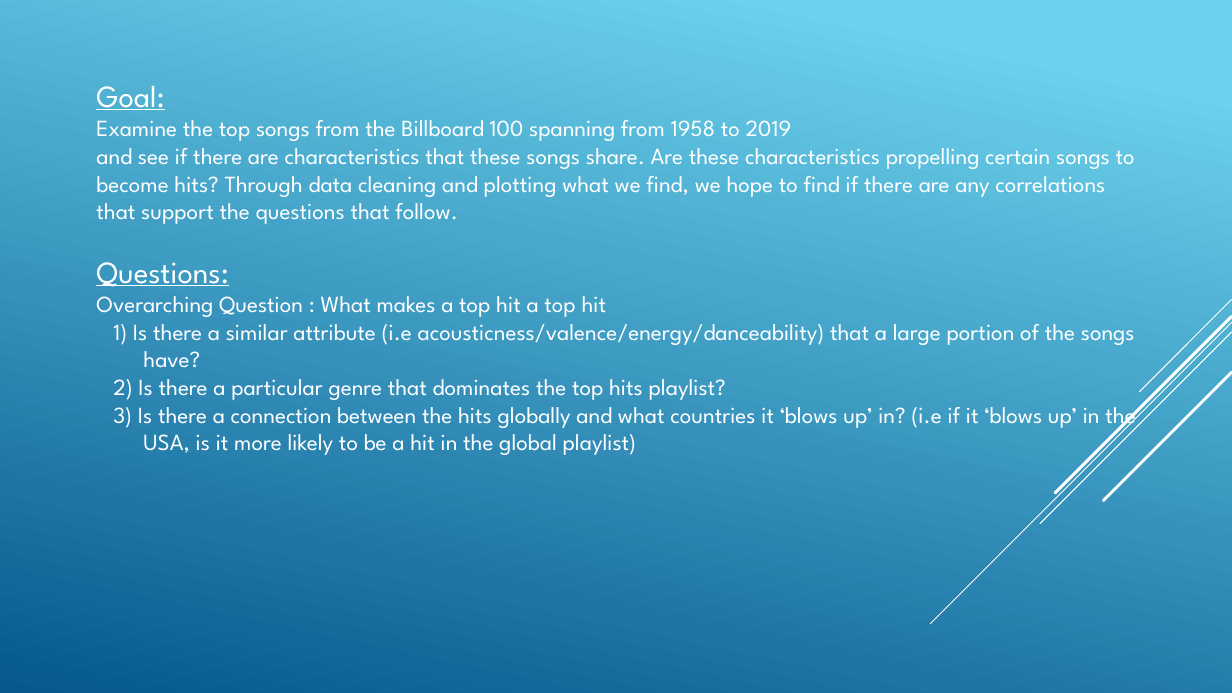
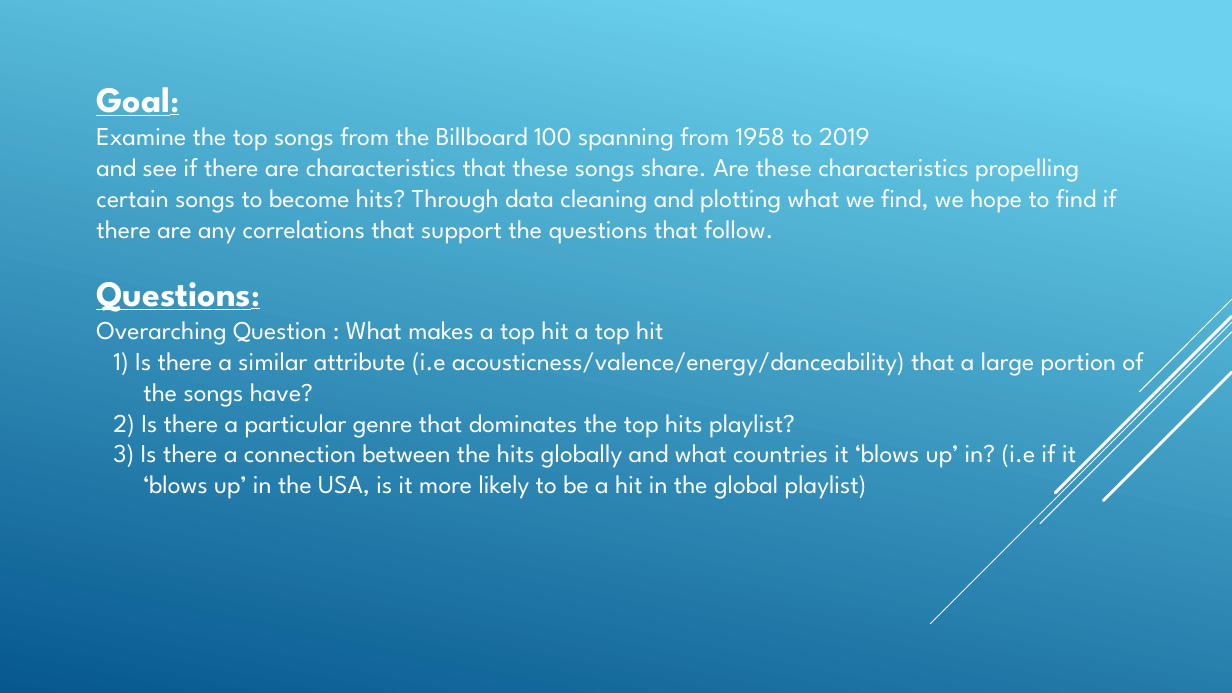
Before and after one commit to rlylecastro/project1, a slide deck: slide 2 of Presentation.pptx. Drawn at 1232x693 pixels with LibreOffice and Linux fonts; fonts in the diff are those of the drawing. Boxes give left, top, right and bottom in pixels: in the first picture for what was removed or moved away, otherwise in the second. Text is boxed around its words. In the diff, an @@ line names an element or a change of style, - is before the commit and + after.

```diff
--- a/Presentation.pptx
+++ b/Presentation.pptx
@@ text "Goal:" at [96,87,1144,499]: size 24 to 28 pt, bold on in "Goal:", "Questions:"; size 18 to 20 pt @@
```
Also in this commit, not shown: 3 other slides changed, 4 slides added, 1 slide removed, 1 other file.
